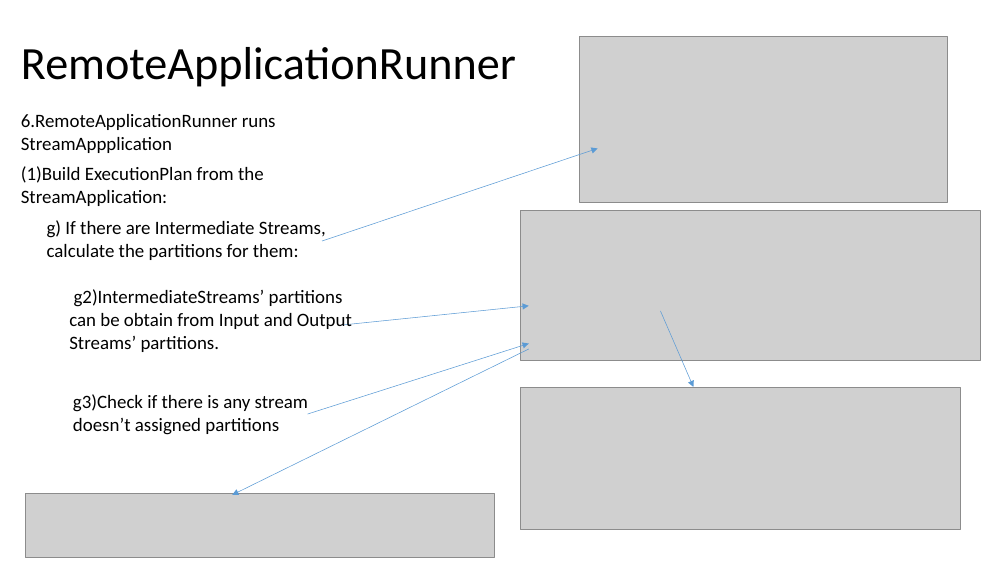
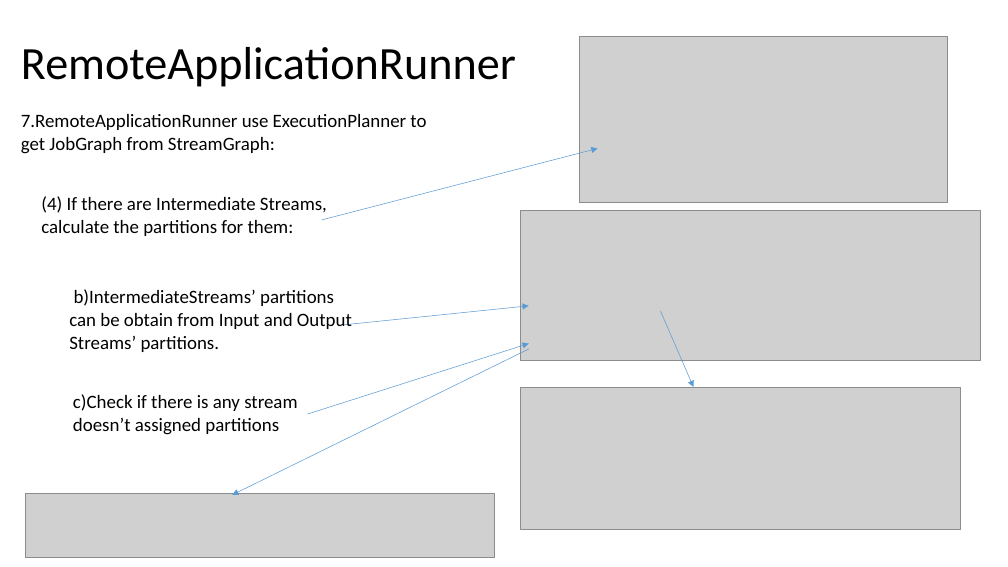
Before and after one commit to Swrrt/Samza-Documents, a slide deck: slide 61 of Documentation/SamzaStructure.pptx (slide 60 before the commit). Drawn at 1008x567 pixels with LibreOffice and Linux fonts; fonts in the diff are those of the drawing; grey boxes stand for pictures. Boxes give left, top, right and bottom in pixels: in the first picture for what was removed or moved away, otherwise in the second. Text is boxed around its words. In the diff, an @@ line names an element or a change of style, - is before the commit and + after.

Commit message:
StreamManager

```diff
--- a/Documentation/SamzaStructure.pptx
+++ b/Documentation/SamzaStructure.pptx
@@ text at [21,114,426,154]: text changed @@
-6.RemoteApplicationRunner runs StreamAppplication
+7.RemoteApplicationRunner use ExecutionPlanner to get JobGraph from StreamGraph:
@@ arrow moved from (322, 241) - (597, 148) to (322, 220) - (597, 148) @@
@@ text removed at [21,166,264,206] @@
-(1)Build ExecutionPlan from the StreamApplication:
@@ text at [41,196,327,236]: text changed @@
-g) If there are Intermediate Streams, calculate the partitions for them:
+(4) If there are Intermediate Streams, calculate the partitions for them:
@@ text at [69,289,352,352]: text changed @@
-g2)IntermediateStreams’ partitions can be obtain from Input and Output Streams’ partitions.
+b)IntermediateStreams’ partitions can be obtain from Input and Output Streams’ partitions.
@@ text at [73,394,297,435]: text changed @@
-g3)Check if there is any stream doesn’t assigned partitions
+c)Check if there is any stream doesn’t assigned partitions
```
Also in this commit, not shown: 23 other slides changed, 1 slide added.
